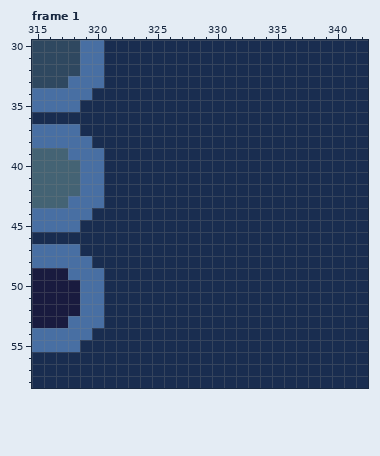
A pixel-art file gets an edit: assets/images/scratch.aseprite. Above: the version before the commit.
384x384 pixels, 2 frames. Colours within 5 levels of each other are drawn and written as one. Shown: frame 1: x 315..342, y 30..58.
The same view after the edit:
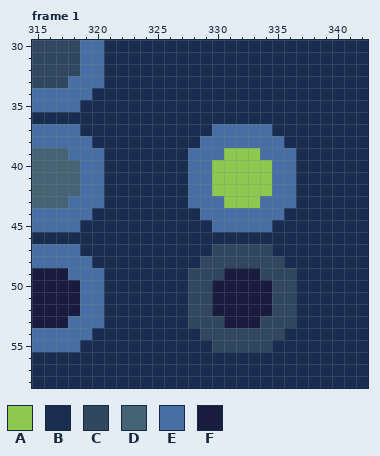
Palette (. is transparent): A #8dc951  B #192d50  C #2f4860  D #446374  E #486fa3  F #191b3f
From old to new:
{"where": "frame 1, layer \"GUI\""}
{"frame":1,"y":37,"x":330,"old":"BBBBB","new":"EEEEE"}
{"frame":1,"y":38,"x":329,"old":"BBBBBBB","new":"EEEEEEE"}
{"frame":1,"y":39,"x":328,"old":"BBBBBBBBB","new":"EEEAAAEEE"}
{"frame":1,"y":40,"x":328,"old":"BBBBBBBBB","new":"EEAAAAAEE"}
{"frame":1,"y":41,"x":328,"old":"BBBBBBBBB","new":"EEAAAAAEE"}
{"frame":1,"y":42,"x":328,"old":"BBBBBBBBB","new":"EEAAAAAEE"}
{"frame":1,"y":43,"x":328,"old":"BBBBBBBBB","new":"EEEAAAEEE"}
{"frame":1,"y":44,"x":329,"old":"BBBBBBB","new":"EEEEEEE"}
{"frame":1,"y":45,"x":330,"old":"BBBBB","new":"EEEEE"}
{"frame":1,"y":47,"x":330,"old":"BBBBB","new":"CCCCC"}
{"frame":1,"y":48,"x":329,"old":"BBBBBBB","new":"CCCCCCC"}
{"frame":1,"y":49,"x":328,"old":"BBBBBBBBB","new":"CCCFFFCCC"}
{"frame":1,"y":50,"x":328,"old":"BBBBBBBBB","new":"CCFFFFFCC"}
{"frame":1,"y":51,"x":328,"old":"BBBBBBBBB","new":"CCFFFFFCC"}
{"frame":1,"y":52,"x":328,"old":"BBBBBBBBB","new":"CCFFFFFCC"}
{"frame":1,"y":53,"x":328,"old":"BBBBBBBBB","new":"CCCFFFCCC"}
{"frame":1,"y":54,"x":329,"old":"BBBBBBB","new":"CCCCCCC"}
{"frame":1,"y":55,"x":330,"old":"BBBBB","new":"CCCCC"}
